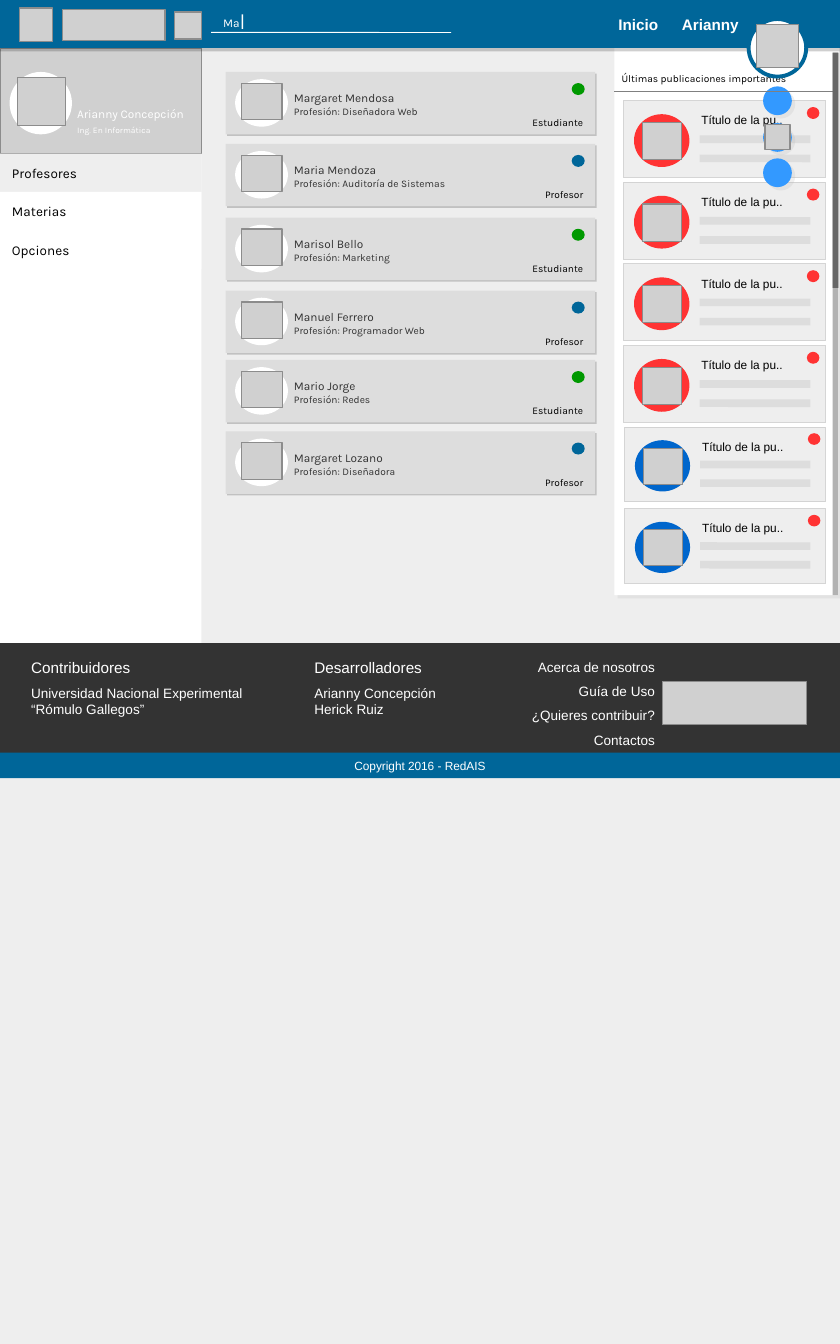
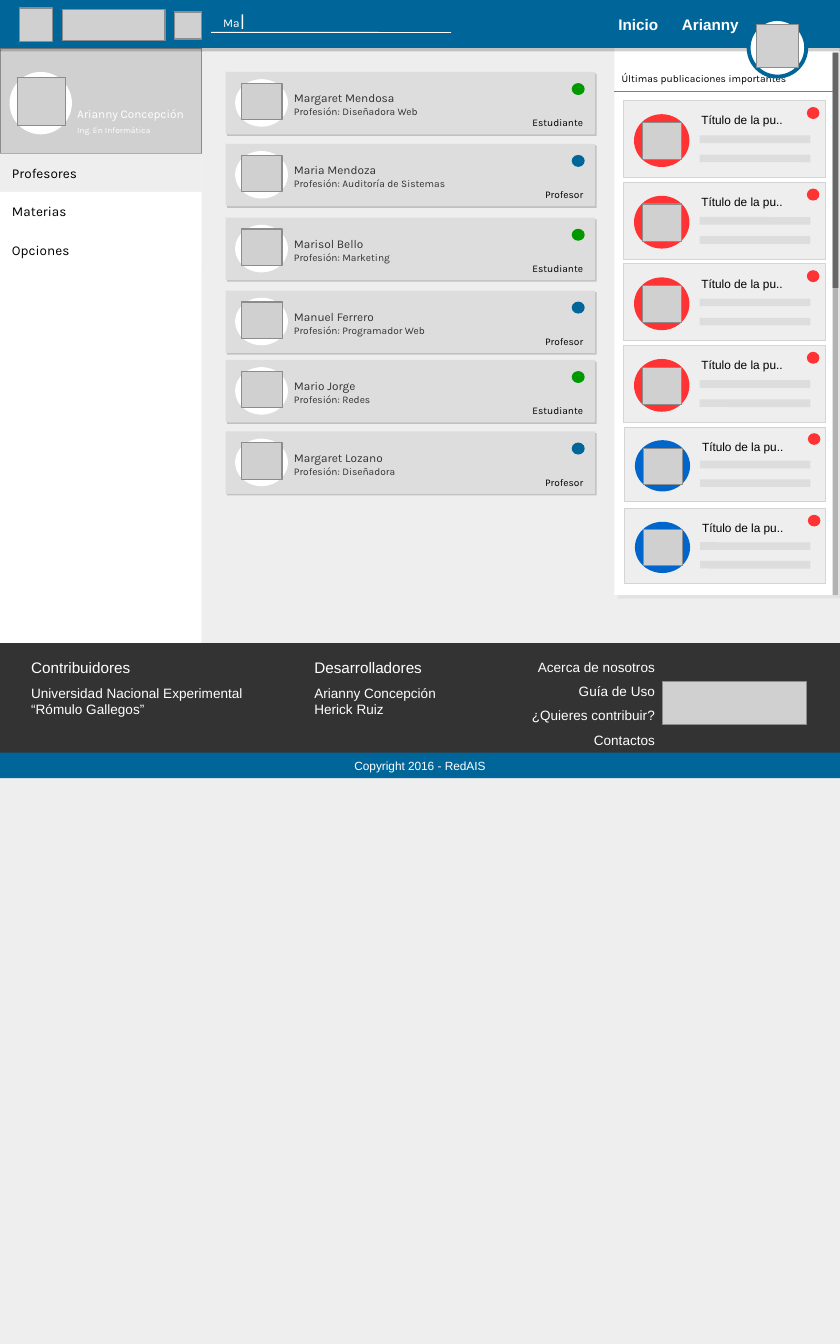
Before and after one commit to heric1812/eduais-proyecto-investigacion, a slide deck: slide 1 of mockups/publications/search-profiles/search-profiles.odp. Drawn at 840x1344 pixels with LibreOffice and Linux fonts; fonts in the diff are those of the drawing; grey boxes stand for pictures; background and template pictures are left out. Boxes give left, top, right and bottom in pixels: in the first picture for what was removed or moved away, otherwise in the second. Text is boxed around its words. In the diff, an @@ line names an element or a change of style, - is before the commit and + after.

```diff
--- a/mockups/publications/search-profiles/search-profiles.odp
+++ b/mockups/publications/search-profiles/search-profiles.odp
@@ ellipse removed at box(763, 87, 792, 116) @@
@@ ellipse removed at box(763, 123, 792, 152) @@
@@ picture removed at box(766, 124, 790, 149) @@
@@ ellipse removed at box(763, 158, 792, 188) @@
```
Also in this commit, not shown: 34 other files.
